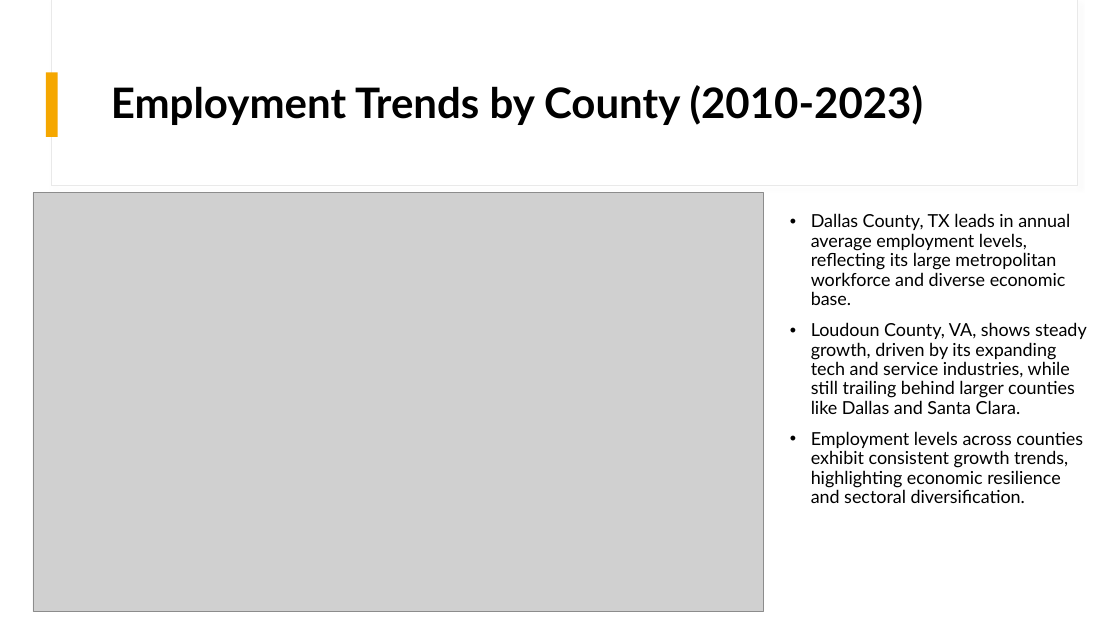
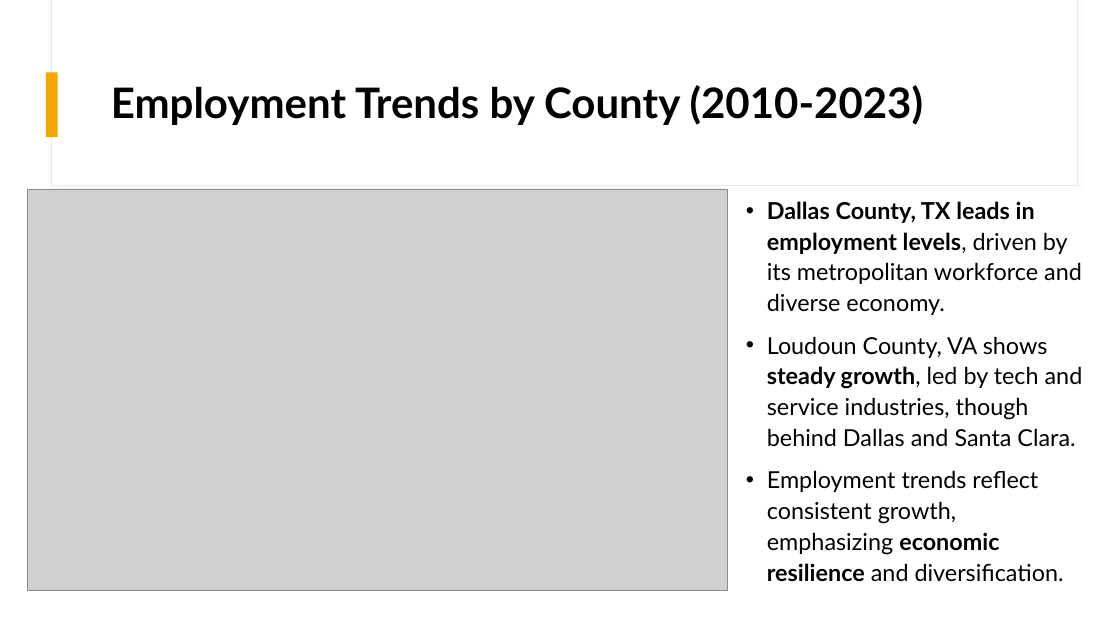
Before and after one commit to Akemp787/Loudoun_County_Growth_Study, a slide deck: slide 12 of presentation/Loudoun County Growth Study.pptx (slide 13 before the commit). Drawn at 1120x630 pixels with LibreOffice and Linux fonts; fonts in the diff are those of the drawing; grey boxes stand for pictures. Boxes give left, top, right and bottom in pixels: in the first picture for what was removed or moved away, otherwise in the second. Text is boxed around its words. In the diff, an @@ line names an element or a change of style, - is before the commit and + after.

Commit message:
Loudoun County Growth Study

```diff
--- a/presentation/Loudoun County Growth Study.pptx
+++ b/presentation/Loudoun County Growth Study.pptx
@@ picture: place and size @@
-picture at (33, 192, 763, 612)
+picture at (27, 189, 727, 591)
@@ text at (767, 201, 1083, 582): text changed; size 15.4 to 20 pt @@
-• Dallas County, TX leads in annual average employment levels, reflecting its large metropolitan workforce and diverse economic base.
-• Loudoun County, VA, shows steady growth, driven by its expanding tech and service industries, while still trailing behind larger counties like Dallas and Santa Clara.
-• Employment levels across counties exhibit consistent growth trends, highlighting economic resilience and sectoral diversification.
+• Dallas County, TX leads in employment levels, driven by its metropolitan workforce and diverse economy.
+• Loudoun County, VA shows steady growth, led by tech and service industries, though behind Dallas and Santa Clara.
+• Employment trends reflect consistent growth, emphasizing economic resilience and diversification.
```
Also in this commit, not shown: 11 other slides changed, 6 slides added, 1 slide removed, 17 other files.
